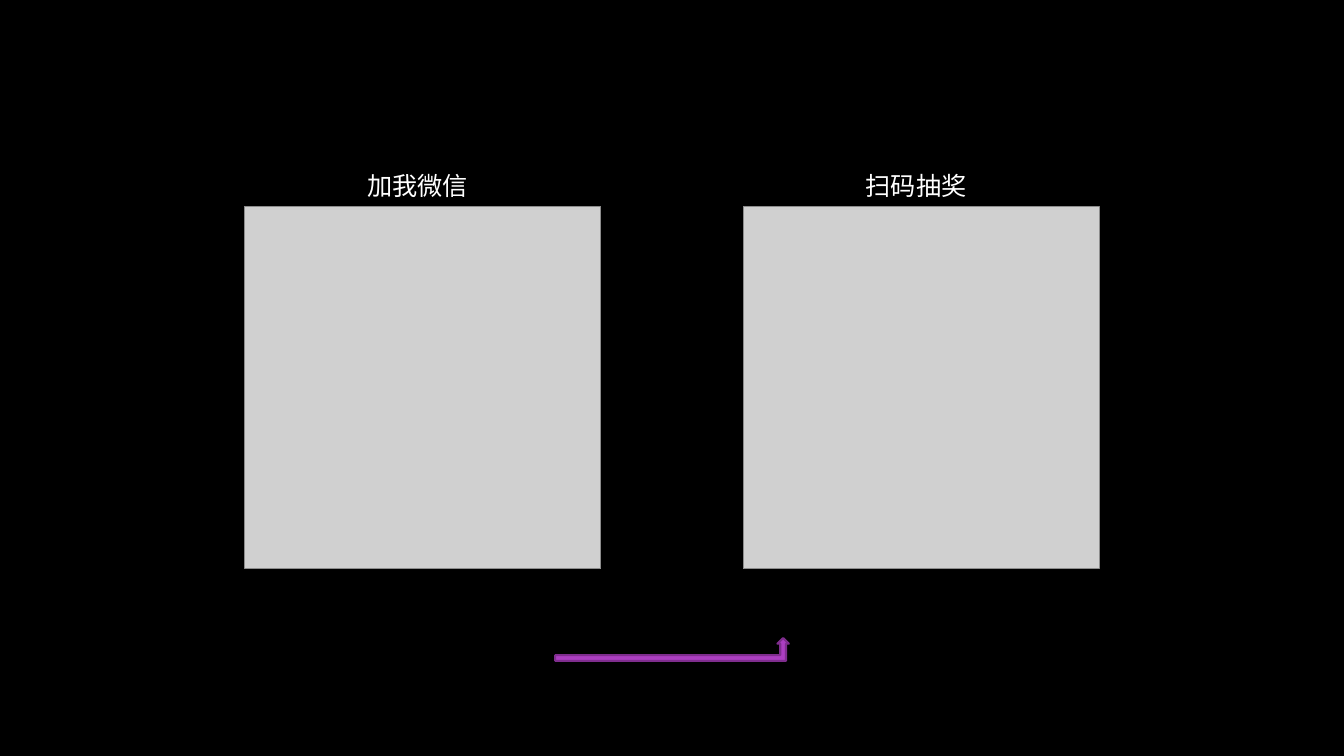
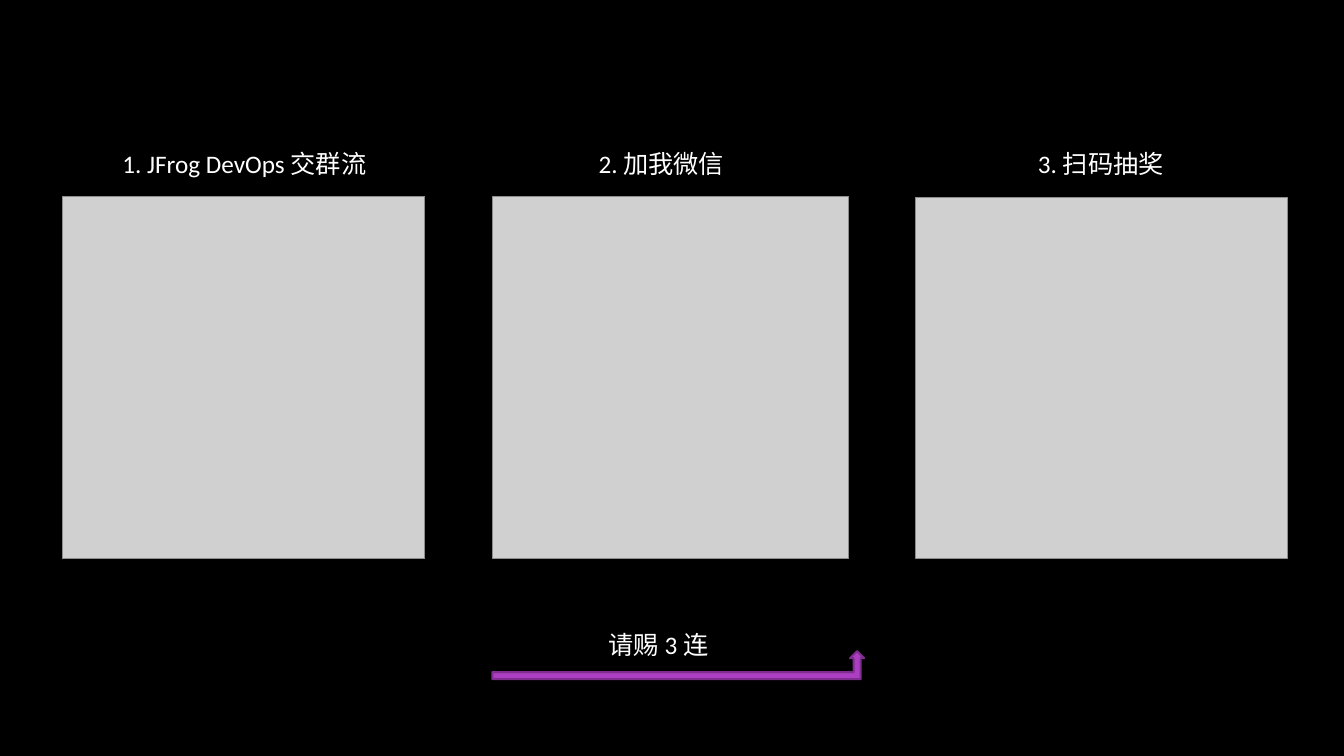
Before and after one commit to kyle11235/metaverse, a slide deck: slide 3 of ui/images/meta.pptx (slide 2 before the commit). Drawn at 1344x756 pixels with LibreOffice and Linux fonts; fonts in the diff are those of the drawing; grey boxes stand for pictures; background and template pictures are left out. Boxes give left, top, right and bottom in pixels: in the first picture for what was removed or moved away, otherwise in the second. Text is boxed around its words. In the diff, an @@ line names an element or a change of style, - is before the commit and + after.

```diff
--- a/ui/images/meta.pptx
+++ b/ui/images/meta.pptx
@@ text added at box(122, 152, 367, 178), 18 pt, text #FFFFFF @@
+1. JFrog DevOps 交群流
@@ text at box(599, 151, 724, 175): text changed @@
-加我微信
+2. 加我微信
@@ text at box(1038, 151, 1164, 175): text changed @@
-扫码抽奖
+3. 扫码抽奖
@@ picture added at box(63, 197, 425, 560) @@
@@ picture: place and size @@
-picture at box(245, 207, 601, 570)
+picture at box(492, 197, 848, 560)
@@ picture removed at box(743, 207, 1099, 570) @@
@@ picture added at box(917, 198, 1289, 559) @@
@@ bent up arrow: place and size @@
-bent up arrow at box(556, 638, 789, 661)
+bent up arrow at box(492, 651, 864, 680)
@@ text added at box(609, 632, 708, 656), 18 pt, text #FFFFFF @@
+请赐 3 连
```
Also in this commit, not shown: 1 slide added, 5 other files.
